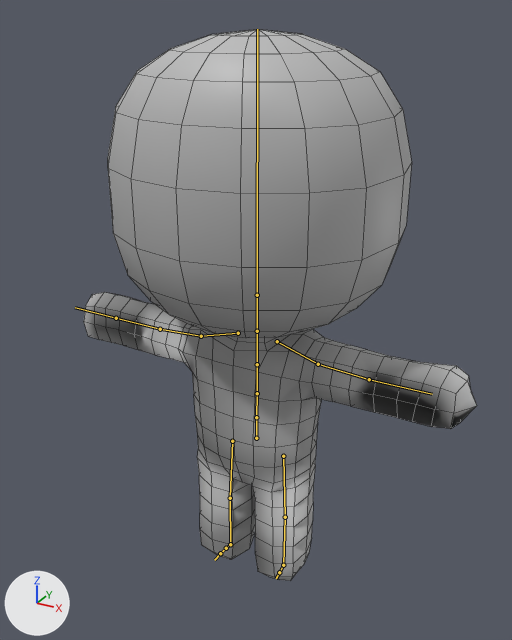
The FBX model Editor/IKRig/Combat/Punch_Right.fbx: old version first, new version second.
Both versions are drawn from a 50 mm camera at (1.92, -3.51, 3.59) aimed at (0.06, -0.13, 1.9). The axes (+X, +Y, +Z) are drawn at lower left. The lights are the same throughout. The older version comes first. The bones that change, and the others that lie on the model, are drawn over the model as lines. Mesh edges are drawn as thin lines.

In view in the first picture: 'StickMan'.
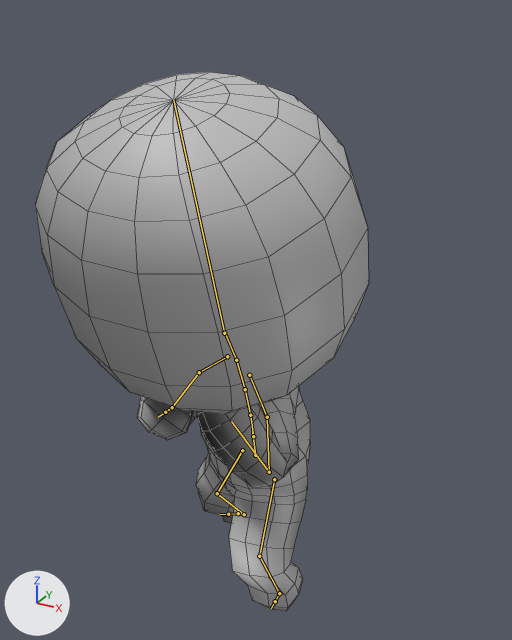
The newer file adds an action. The first version stands in its rest pose; the second is drawn at frame 14 of the action 'Baked1'.

The change, as a diff of the scene's bpy script:
```diff
--- a/Editor/IKRig/Combat/Punch_Right.fbx.py
+++ b/Editor/IKRig/Combat/Punch_Right.fbx.py
@@ bone_mixamorig_hips @@
 bone_mixamorig_hips = bpy.data.objects['Armature'].pose.bones['mixamorig:Hips']
-bone_mixamorig_hips.location = (0.0, 0.0, 0.0)
-bone_mixamorig_hips.rotation_quaternion = (1.0, 0.0, 0.0, 0.0)  # degrees (0, 0, 0)
+bone_mixamorig_hips.location = (-0.5, -13.5, 0.5)
+bone_mixamorig_hips.rotation_quaternion = (0.966, 0.067, -0.248, 0.004)  # degrees (8, -29, -2)
@@ bone_mixamorig_spine @@
 bone_mixamorig_spine = bpy.data.objects['Armature'].pose.bones['mixamorig:Spine']  # child of 'mixamorig:Hips'
-bone_mixamorig_spine.rotation_quaternion = (1.0, 0.0, 0.0, 0.0)  # degrees (0, 0, 0)
+bone_mixamorig_spine.rotation_quaternion = (1.0, 0.014, -0.006, -0.006)  # degrees (2, -1, -1)
@@ bone_mixamorig_spine1 @@
 bone_mixamorig_spine1 = bpy.data.objects['Armature'].pose.bones['mixamorig:Spine1']  # child of 'mixamorig:Spine'
-bone_mixamorig_spine1.rotation_quaternion = (1.0, 0.0, 0.0, 0.0)  # degrees (0, 0, 0)
+bone_mixamorig_spine1.rotation_quaternion = (1.0, 0.027, -0.004, 0.006)  # degrees (3, 0, 1)
@@ bone_mixamorig_spine2 @@
 bone_mixamorig_spine2 = bpy.data.objects['Armature'].pose.bones['mixamorig:Spine2']  # child of 'mixamorig:Spine1'
-bone_mixamorig_spine2.rotation_quaternion = (1.0, 0.0, 0.0, 0.0)  # degrees (0, 0, 0)
+bone_mixamorig_spine2.rotation_quaternion = (1.0, 0.027, -0.004, 0.006)  # degrees (3, -1, 1)
@@ bone_mixamorig_neck @@
 bone_mixamorig_neck = bpy.data.objects['Armature'].pose.bones['mixamorig:Neck']  # child of 'mixamorig:Spine2'
-bone_mixamorig_neck.rotation_quaternion = (1.0, 0.0, 0.0, 0.0)  # degrees (0, 0, 0)
+bone_mixamorig_neck.rotation_quaternion = (0.995, 0.072, 0.036, -0.053)  # degrees (8, 5, -6)
@@ bone_mixamorig_head @@
 bone_mixamorig_head = bpy.data.objects['Armature'].pose.bones['mixamorig:Head']  # child of 'mixamorig:Neck'
-bone_mixamorig_head.rotation_quaternion = (1.0, 0.0, 0.0, 0.0)  # degrees (0, 0, 0)
+bone_mixamorig_head.rotation_quaternion = (0.989, -0.044, 0.128, -0.063)  # degrees (-6, 14, -8)
@@ bone_mixamorig_leftshoulder @@
 bone_mixamorig_leftshoulder = bpy.data.objects['Armature'].pose.bones['mixamorig:LeftShoulder']  # child of 'mixamorig:Spine2'
-bone_mixamorig_leftshoulder.rotation_quaternion = (1.0, 0.0, 0.0, 0.0)  # degrees (0, 0, 0)
+bone_mixamorig_leftshoulder.rotation_quaternion = (0.985, 0.107, 0.061, 0.12)  # degrees (13, 5, 14)
@@ bone_mixamorig_leftarm @@
 bone_mixamorig_leftarm = bpy.data.objects['Armature'].pose.bones['mixamorig:LeftArm']  # child of 'mixamorig:LeftShoulder'
-bone_mixamorig_leftarm.rotation_quaternion = (1.0, 0.0, 0.0, 0.0)  # degrees (0, 0, 0)
+bone_mixamorig_leftarm.rotation_quaternion = (0.873, 0.181, -0.443, 0.089)  # degrees (24, -54, -1)
@@ bone_mixamorig_leftforearm @@
 bone_mixamorig_leftforearm = bpy.data.objects['Armature'].pose.bones['mixamorig:LeftForeArm']  # child of 'mixamorig:LeftArm'
-bone_mixamorig_leftforearm.rotation_quaternion = (1.0, 0.0, 0.0, 0.0)  # degrees (0, 0, 0)
+bone_mixamorig_leftforearm.rotation_quaternion = (0.442, 0.028, -0.034, 0.896)  # degrees (-2, -5, 128)
@@ bone_mixamorig_rightshoulder @@
 bone_mixamorig_rightshoulder = bpy.data.objects['Armature'].pose.bones['mixamorig:RightShoulder']  # child of 'mixamorig:Spine2'
-bone_mixamorig_rightshoulder.rotation_quaternion = (1.0, 0.0, 0.0, 0.0)  # degrees (0, 0, 0)
+bone_mixamorig_rightshoulder.rotation_quaternion = (0.944, 0.118, -0.115, -0.285)  # degrees (17, -9, -35)
@@ bone_mixamorig_rightarm @@
 bone_mixamorig_rightarm = bpy.data.objects['Armature'].pose.bones['mixamorig:RightArm']  # child of 'mixamorig:RightShoulder'
-bone_mixamorig_rightarm.rotation_quaternion = (1.0, 0.0, 0.0, 0.0)  # degrees (0, 0, 0)
+bone_mixamorig_rightarm.rotation_quaternion = (0.949, 0.252, 0.08, -0.171)  # degrees (28, 14, -17)
@@ bone_mixamorig_rightforearm @@
 bone_mixamorig_rightforearm = bpy.data.objects['Armature'].pose.bones['mixamorig:RightForeArm']  # child of 'mixamorig:RightArm'
-bone_mixamorig_rightforearm.rotation_quaternion = (1.0, 0.0, 0.0, 0.0)  # degrees (0, 0, 0)
+bone_mixamorig_rightforearm.rotation_quaternion = (0.558, 0.026, 0.032, -0.829)  # degrees (-1, 5, -112)
@@ bone_mixamorig_leftupleg @@
 bone_mixamorig_leftupleg = bpy.data.objects['Armature'].pose.bones['mixamorig:LeftUpLeg']  # child of 'mixamorig:Hips'
-bone_mixamorig_leftupleg.rotation_quaternion = (1.0, 0.0, 0.0, 0.0)  # degrees (0, 0, 0)
+bone_mixamorig_leftupleg.rotation_quaternion = (0.91, 0.351, -0.151, 0.162)  # degrees (40, -23, 12)
@@ bone_mixamorig_leftleg @@
 bone_mixamorig_leftleg = bpy.data.objects['Armature'].pose.bones['mixamorig:LeftLeg']  # child of 'mixamorig:LeftUpLeg'
-bone_mixamorig_leftleg.rotation_quaternion = (1.0, 0.0, 0.0, 0.0)  # degrees (0, 0, 0)
+bone_mixamorig_leftleg.rotation_quaternion = (0.872, -0.487, -0.053, -0.001)  # degrees (-59, -5, 3)
@@ bone_mixamorig_leftfoot @@
 bone_mixamorig_leftfoot = bpy.data.objects['Armature'].pose.bones['mixamorig:LeftFoot']  # child of 'mixamorig:LeftLeg'
-bone_mixamorig_leftfoot.rotation_quaternion = (1.0, 0.0, 0.0, 0.0)  # degrees (0, 0, 0)
+bone_mixamorig_leftfoot.rotation_quaternion = (0.98, 0.159, -0.116, -0.002)  # degrees (19, -13, -2)
@@ bone_mixamorig_rightupleg @@
 bone_mixamorig_rightupleg = bpy.data.objects['Armature'].pose.bones['mixamorig:RightUpLeg']  # child of 'mixamorig:Hips'
-bone_mixamorig_rightupleg.rotation_quaternion = (1.0, 0.0, 0.0, 0.0)  # degrees (0, 0, 0)
+bone_mixamorig_rightupleg.rotation_quaternion = (0.963, 0.198, 0.128, -0.131)  # degrees (21, 17, -12)
@@ bone_mixamorig_rightleg @@
 bone_mixamorig_rightleg = bpy.data.objects['Armature'].pose.bones['mixamorig:RightLeg']  # child of 'mixamorig:RightUpLeg'
-bone_mixamorig_rightleg.rotation_quaternion = (1.0, 0.0, 0.0, 0.0)  # degrees (0, 0, 0)
+bone_mixamorig_rightleg.rotation_quaternion = (0.889, -0.454, 0.04, -0.036)  # degrees (-54, 2, -6)
@@ bone_mixamorig_rightfoot @@
 bone_mixamorig_rightfoot = bpy.data.objects['Armature'].pose.bones['mixamorig:RightFoot']  # child of 'mixamorig:RightLeg'
-bone_mixamorig_rightfoot.rotation_quaternion = (1.0, 0.0, 0.0, 0.0)  # degrees (0, 0, 0)
+bone_mixamorig_rightfoot.rotation_quaternion = (0.943, 0.243, 0.226, -0.033)  # degrees (30, 26, 3)
```

Pixel boxes [x1, y1, x2, y2] of what changed, in the pictures (512 x 640 px):
'StickMan', posed (15% narrower): before [84, 29, 477, 581]; after [35, 72, 369, 611]
bone 'mixamorig:Hips', root to tip: before (256, 438) to (256, 413); after (255, 455) to (252, 432)
bone 'mixamorig:Spine', root to tip: before (256, 417) to (257, 393); after (253, 436) to (250, 415)
bone 'mixamorig:Spine1', root to tip: before (257, 393) to (257, 364); after (250, 415) to (245, 389)
bone 'mixamorig:Spine2', root to tip: before (257, 364) to (257, 330); after (245, 389) to (236, 360)
bone 'mixamorig:Neck', root to tip: before (257, 331) to (257, 294); after (236, 360) to (225, 333)
bone 'mixamorig:Head', root to tip: before (257, 295) to (257, 29); after (224, 333) to (173, 99)
bone 'mixamorig:LeftShoulder', root to tip: before (277, 341) to (318, 364); after (249, 375) to (267, 417)
bone 'mixamorig:LeftArm', root to tip: before (318, 364) to (369, 379); after (267, 417) to (269, 472)
bone 'mixamorig:LeftForeArm', root to tip: before (369, 379) to (432, 394); after (269, 472) to (231, 421)
bone 'mixamorig:RightShoulder', root to tip: before (238, 333) to (201, 336); after (227, 356) to (199, 372)
bone 'mixamorig:RightArm', root to tip: before (201, 336) to (160, 329); after (199, 372) to (172, 407)
bone 'mixamorig:RightForeArm', root to tip: before (160, 329) to (116, 318); after (172, 407) to (165, 412)
bone 'mixamorig:LeftUpLeg', root to tip: before (283, 456) to (285, 517); after (274, 479) to (259, 556)
bone 'mixamorig:LeftLeg', root to tip: before (285, 517) to (283, 565); after (259, 556) to (279, 593)
bone 'mixamorig:LeftFoot', root to tip: before (283, 565) to (279, 572); after (279, 593) to (275, 601)
bone 'mixamorig:RightUpLeg', root to tip: before (232, 441) to (230, 498); after (242, 450) to (217, 493)
bone 'mixamorig:RightLeg', root to tip: before (230, 498) to (230, 544); after (217, 493) to (244, 514)
bone 'mixamorig:RightFoot', root to tip: before (230, 544) to (226, 548); after (244, 514) to (238, 513)
